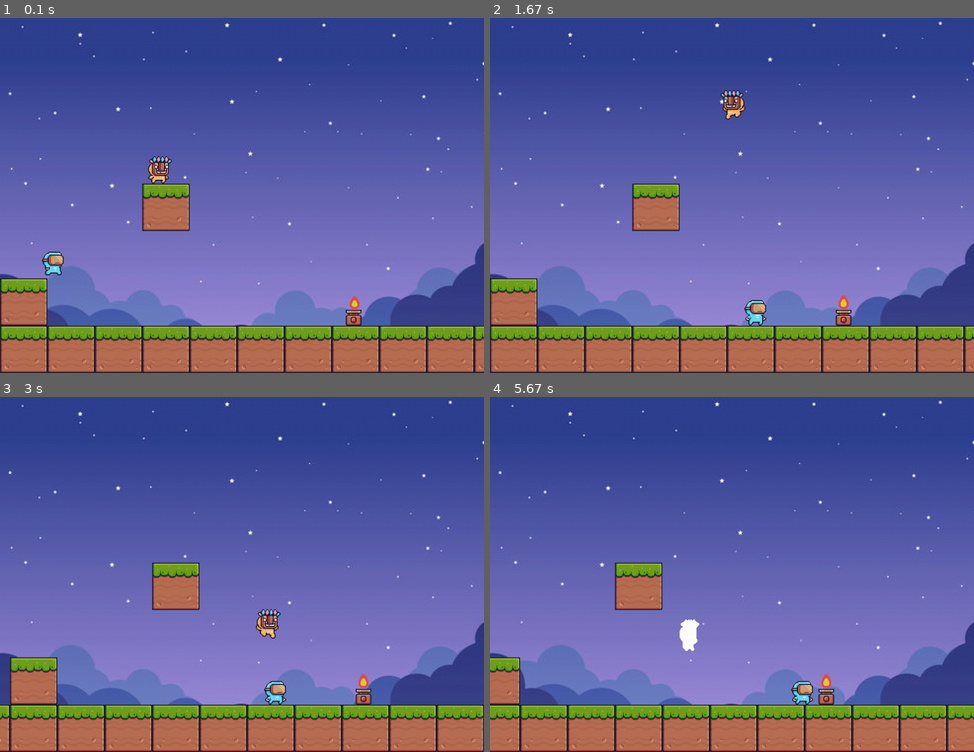
Above: before the commit, frames 1-4 (two rows, left to right).
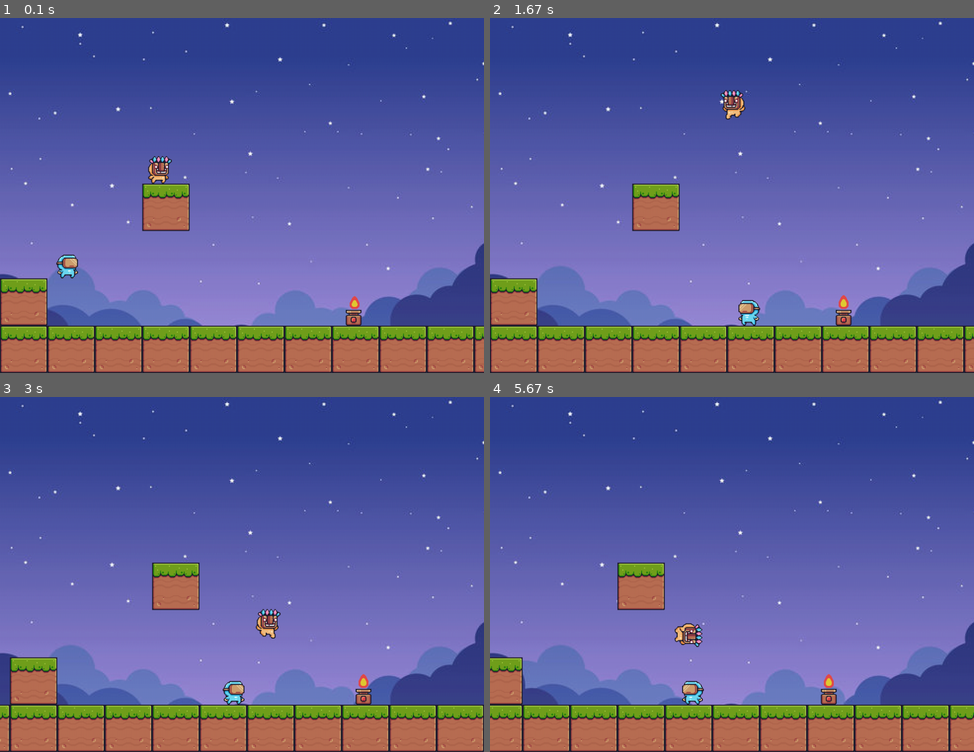
Above: after the commit, the same moments.

Repository: biancafu/pygame_hackathon
Game: pygame game, started from main.py
The game is run twice, just before and just after one commit, with the same random seed, the same clock (stepped at 60 frames per second) and the same inputs.
Inputs:
- Up to frame 1 (0.1 s): no input
- Up to frame 2 (1.67 s): hold Right 0.33-0.8 s; hold Right 0.83-1.3 s; tap Space at 0.9, 1.2, 1.4 s; hold Left from 1.33 s (still down)
- Up to frame 3 (3 s): tap Space at 1.7, 1.97, 2.27, 2.4, 2.7 s; release Left at 1.87 s; hold Left 1.9-2.3 s; hold Right 2.33-2.97 s
- Up to frame 4 (5.67 s): hold Left 3-3.47 s; tap Space at 3.07, 3.37, 3.57, 3.87, 4.07, 4.37, 4.57, 4.87, 5.13, 5.43, 5.57 s; hold Right 3.5-3.97 s; hold Right 4-4.47 s; hold Left 4.5-5.03 s; hold Left 5.07-5.47 s; hold Right from 5.5 s (still down)

The runs differ from the first frame. In frame 1, 0.4% of the frame differs, in the area x 8-17%, y 65-74%; in frame 2, 0.3%; in frame 3, 0.5%; in frame 4, 4.4%, in the area x 0-100%, y 46-100%.

Commit message:
finish implementing police chasing user

Diff:
--- a/main.py
+++ b/main.py
@@ -2,6 +2,7 @@
 import os
 import time
 import random
+import math
 from os import listdir
 from os.path import isfile, join
 
@@ -169,8 +170,8 @@
     def __init__(self, x, y, width, height, name="police"):
         super().__init__()
         self.rect = pygame.Rect(x, y, width, height)
-        self.x_vel = 5
-        self.y_vel = 0
+        self.x_vel = 0
+        self.y_vel = 1
         self.mask = None #mapping of pixels exists in sprite (which pixel exists to perform perfect pixel collision)
         #for showing animation later
         self.direction = "right"
@@ -184,22 +185,20 @@
         self.rect.x += dx
         self.rect.y +=dy
 
-    def move_left(self, vel):
-        self.x_vel = -vel
-        if self.direction != "left":
+    def move_towards_player(self, player):
+        dx = player.rect.x - self.rect.x
+        if dx > 0:
+            self.direction = "right"
+        elif dx < 0:
             self.direction = "left"
-            self.animation_count = 0
-
-    def move_right(self, vel):
-        self.x_vel = vel
-        if self.direction != "right":
-            self.direction = "right"
-            self.animation_count = 0
-
-    def loop(self, fps): #looping for each frame
+        # Move along this normalized vector towards the player at current speed.
+        self.move(dx * 0.05, self.y_vel)
+
+    def loop(self, fps, player): #looping for each frame
         self.y_vel += min(1, (self.fall_count / fps) * self.GRAVITY)
-        self.move(self.x_vel, self.y_vel)
-
+        # self.move(self.x_vel, self.y_vel)
+        #chasing
+        self.move_towards_player(player)
         self.fall_count += 1
 
         self.update_sprite()
@@ -348,14 +347,13 @@
             player.make_hit()
             #game over condition
             print("game over")
-        elif police.rect.x >= player.rect.x and not police.chase_back:
-            police.x_vel = 0
-        #     police.chase_back = True
-        # elif police.chase_back:
-        #     police.x_vel = -5
-        else:
-            police.x_vel = 5
-
+        # elif police.rect.x >= player.rect.x:
+        #     police.x_vel = 0
+        # #     police.chase_back = True
+        # # elif police.chase_back:
+        # #     police.x_vel = -5
+        # else:
+        #     police.x_vel = 5
 
 
 
@@ -405,7 +403,7 @@
                     player.jump()
 
         player.loop(FPS)
-        police.loop(FPS)
+        police.loop(FPS, player)
         fire.loop()
         handle_move(player, objects)
         handle_police_move(police, objects, player)
--- /dev/null
+++ b/test.py
@@ -0,0 +1,57 @@
+import pygame
+
+# Initialize Pygame
+pygame.init()
+
+# Set up the screen
+screen = pygame.display.set_mode((800, 600))
+
+# Define the colors
+BLACK = (0, 0, 0)
+WHITE = (255, 255, 255)
+RED = (255, 0, 0)
+
+# Define the player and chaser rectangles
+player_rect = pygame.Rect(100, 100, 50, 50)
+chaser_rect = pygame.Rect(300, 300, 50, 50)
+
+# Define the chaser speed
+chaser_speed = 1
+
+# Set up the game loop
+running = True
+while running:
+    # Handle events
+    for event in pygame.event.get():
+        if event.type == pygame.QUIT:
+            running = False
+
+    # Move the player with arrow keys
+    keys = pygame.key.get_pressed()
+    if keys[pygame.K_LEFT]:
+        player_rect.x -= 2
+    if keys[pygame.K_RIGHT]:
+        player_rect.x += 2
+    if keys[pygame.K_UP]:
+        player_rect.y -= 2
+    if keys[pygame.K_DOWN]:
+        player_rect.y += 2
+
+    # Move the chaser towards the player
+    dx = player_rect.x - chaser_rect.x
+    dy = player_rect.y - chaser_rect.y
+    dist = (dx ** 2 + dy ** 2) ** 0.5
+    if dist != 0:
+        dx_norm = dx / dist
+        dy_norm = dy / dist
+        chaser_rect.x += dx_norm * chaser_speed
+        chaser_rect.y += dy_norm * chaser_speed
+
+    # Draw the rectangles on the screen
+    screen.fill(WHITE)
+    pygame.draw.rect(screen, BLACK, player_rect)
+    pygame.draw.rect(screen, RED, chaser_rect)
+    pygame.display.flip()
+
+# Quit Pygame
+pygame.quit()
Renamed: assets/MainCharacters/Doraemon/doraemon.png -> assets/MainCharacters/Doraemon/idle.png
Binary file added: assets/MainCharacters/Doraemon/run.png
Renamed: assets/MainCharacters/Police/police.png -> assets/MainCharacters/Police/idle.png
